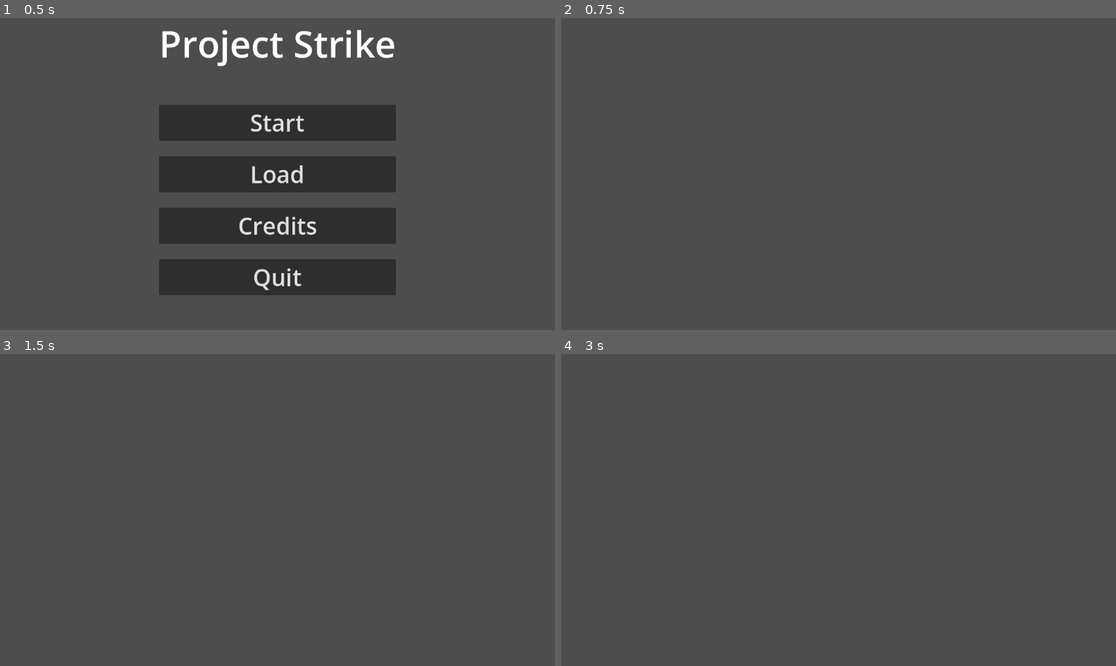
Above: before the commit, frames 1-4 (two rows, left to right).
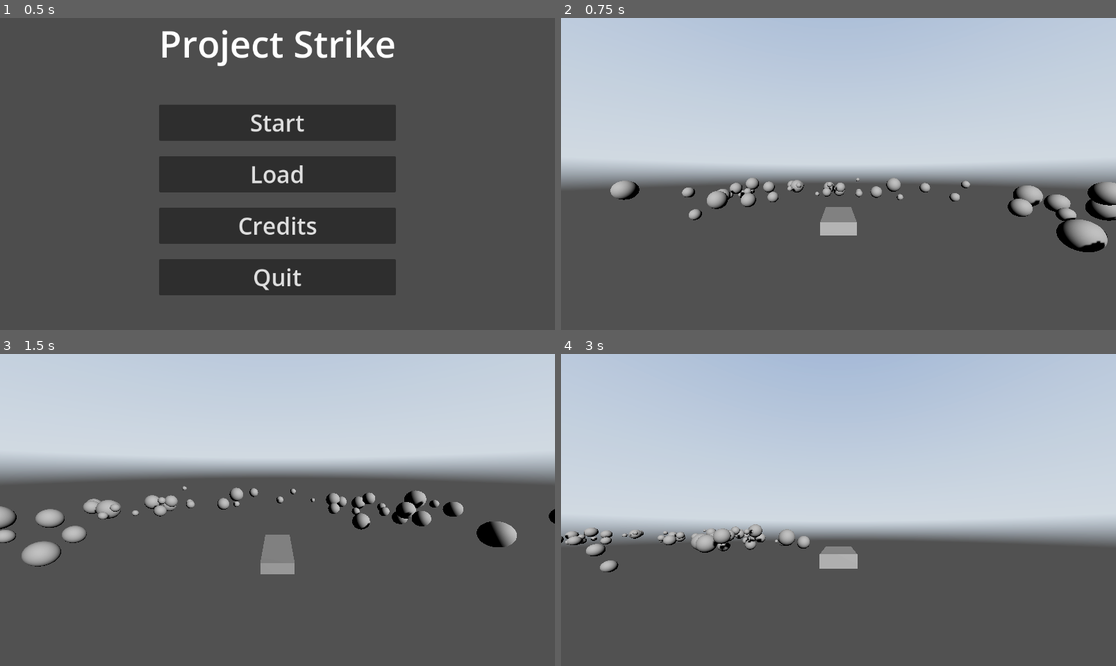
Above: after the commit, the same moments.

Repository: NoFunAllWorkGames/PSX-Strike
Game: Godot game, scene res://scenes/Main_Menu.tscn
Two runs of this game, one before a commit and one after it. Both use one fixed random seed, a clock stepped at 60 frames per second and the inputs below. The project has no main scene, so this scene is started directly. A sky picture missing from this copy of the repository is replaced by a grey-blue gradient.
Inputs (mouse positions are in pixels of both pictures, inside the frame that each line leads up to):
- Up to frame 1 (0.5 s): no input
- Up to frame 2 (0.75 s): click "Start" at 0.5 s
- Up to frame 3 (1.5 s): tap Enter at 1.25 s; move the mouse to (399, 494) at 1.27 s; hold D (ship_strafe_right) from 1.28 s (still down); click (399, 494) at 1.42 s
- Up to frame 4 (3 s): move the mouse to (727, 525) at 2.02 s; release D (ship_strafe_right) at 2.03 s; hold S (ship_back) 2.03-2.78 s; move the mouse to (894, 441) at 2.77 s; hold D (ship_strafe_right) from 2.78 s (still down)

Frame 1 is identical in both runs. In frame 2, 57% of the frame differs, in the area x 0-100%, y 0-76%; in frame 3, 44%; in frame 4, 61%, in the area x 0-100%, y 0-70%.
Error in both runs: Out of bounds get index '0' (on base: 'Array[Node]') (res://src/managers/level_manager.gd:62)

Commit message:
Fix startup of the game

Diff:
--- a/scenes/Boot.tscn
+++ /dev/null
@@ -1,8 +0,0 @@
-[gd_scene format=3 uid="uid://cx7rnwbk4p8qt"]
-
-[ext_resource type="Script" uid="uid://bm4qxtk7qaw2n" path="res://src/config/game_config.gd" id="1_gcfg"]
-[ext_resource type="PackedScene" uid="uid://cocc38n36ifjn" path="res://scenes/Template.tscn" id="2_wcbet"]
-
-[node name="Boot" type="Node" unique_id=312984710]
-script = ExtResource("1_gcfg")
-next_scene = ExtResource("2_wcbet")
--- a/scenes/Space.tscn
+++ b/scenes/Space.tscn
@@ -3,6 +3,7 @@
 [ext_resource type="PackedScene" uid="uid://cocc38n36ifjn" path="res://scenes/Template.tscn" id="1_3swrr"]
 [ext_resource type="Sky" uid="uid://wimhj3dn3heq" path="res://assets/Skybox/NightSkyHDRI007 /NightSkyHDRI007_2K.tres" id="2_c73yp"]
 [ext_resource type="Script" uid="uid://dc1adp2x5x3yf" path="res://src/circular_asteroid_test.gd" id="2_l0l3b"]
+[ext_resource type="PackedScene" uid="uid://duiklfa8xdjer" path="res://scenes/Ships/PlayerShip_Archon.tscn" id="3_3hkh3"]
 
 [sub_resource type="SphereMesh" id="SphereMesh_l0l3b"]
 
@@ -23,6 +24,10 @@
 multimesh = SubResource("MultiMesh_3hkh3")
 script = ExtResource("2_l0l3b")
 
+[node name="PlayerShipArchon" parent="World/Characters" parent_id_path=PackedInt32Array(356321642) index="0" unique_id=34192894 instance=ExtResource("3_3hkh3")]
+
+[node name="SpawnPoint" type="Marker3D" parent="World/Characters" parent_id_path=PackedInt32Array(356321642) index="1" unique_id=206917417]
+
 [node name="WorldEnvironment" type="WorldEnvironment" parent="World" parent_id_path=PackedInt32Array(1213749867) index="4" unique_id=1617069734]
 environment = SubResource("Environment_l0l3b")
 
